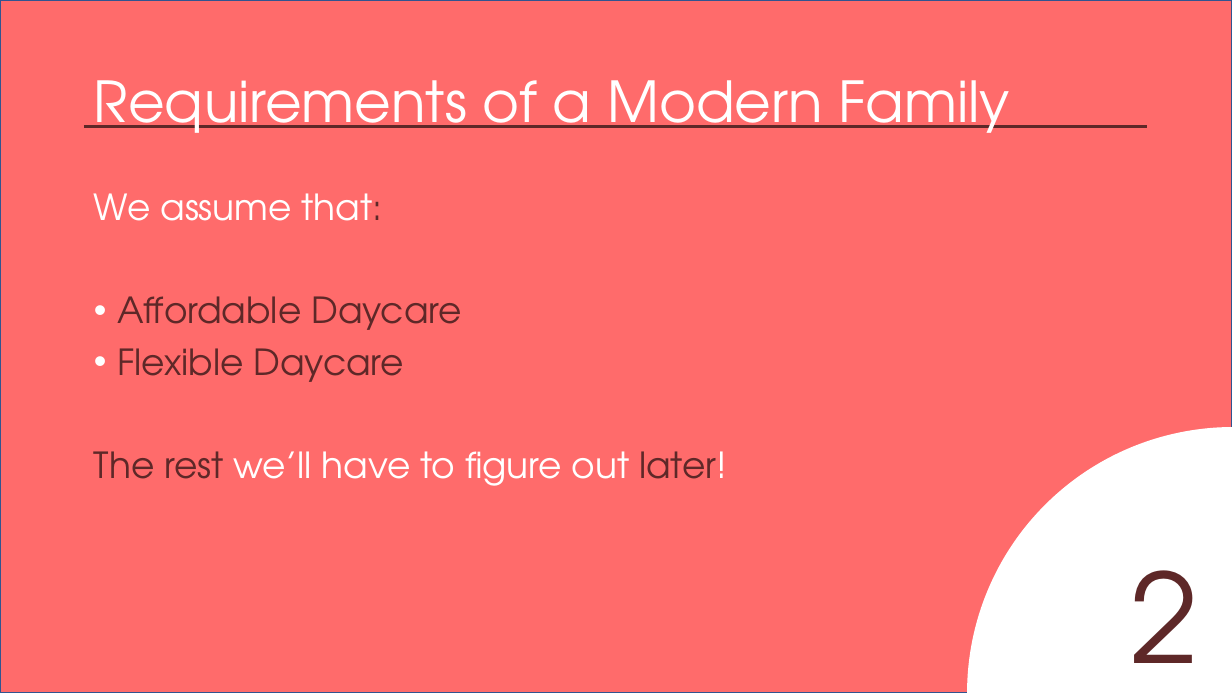
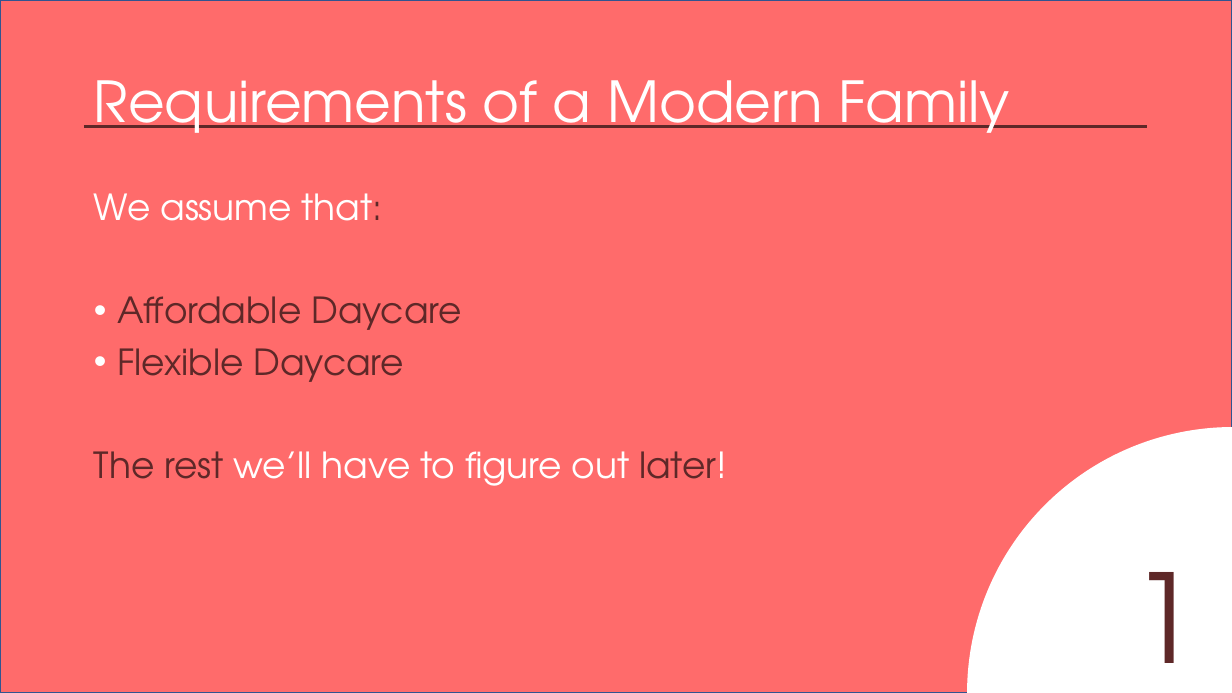
Before and after one commit to AgileBusinessAnalysis/10_TEAM, a slide deck: slide 4 of Initial_Pitch.pptx (slide 5 before the commit). Drawn at 1232x693 pixels with LibreOffice and Linux fonts; fonts in the diff are those of the drawing. Boxes give left, top, right and bottom in pixels: in the first picture for what was removed or moved away, otherwise in the second. Text is boxed around its words. In the diff, an @@ line names an element or a change of style, - is before the commit and + after.

Commit message:
Added Problem, Added Requirement and smaller change to approach

```diff
--- a/Initial_Pitch.pptx
+++ b/Initial_Pitch.pptx
@@ text at [1130,572,1198,663]: text changed @@
-2
+1
```
Also in this commit, not shown: 3 other slides changed, 1 slide removed.
